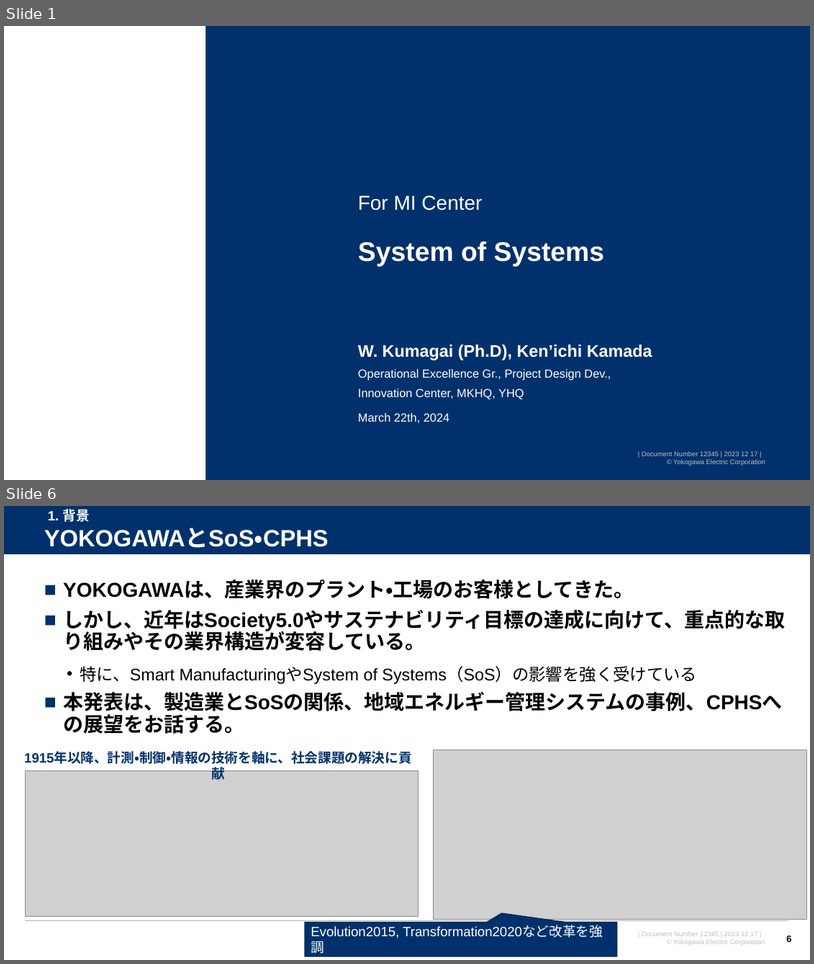
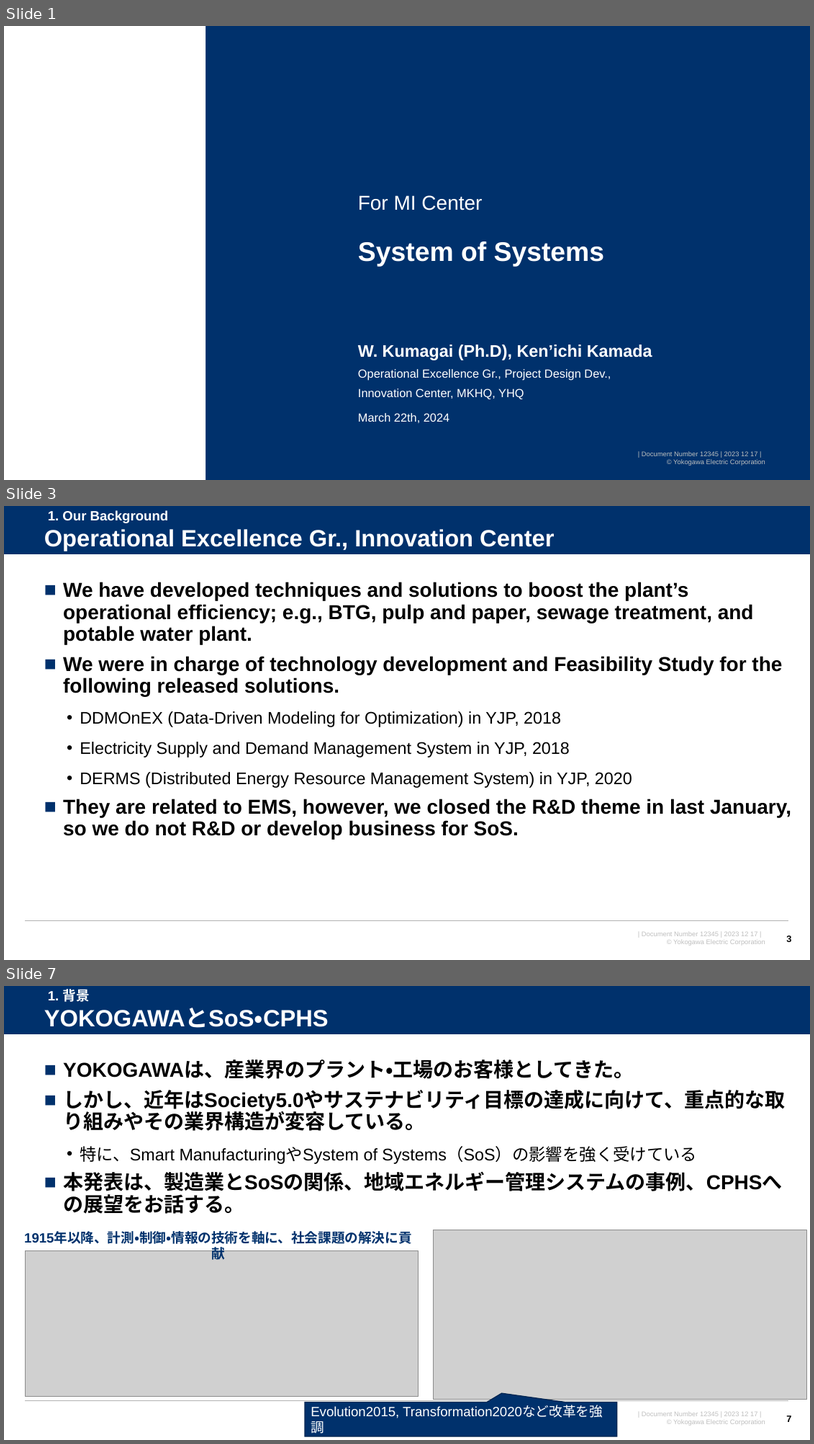
Before and after one commit to watarukumagai-git/opt, a slide deck: SoS/240322_SoS_kumagai.pptx. Shown one above the other, each under a label of ours: slides 1 and 6 before the commit, slides 1, 3 and 7 after it; the slides between them are not shown. The pictures are 814x964 and 814x1444 pixels, drawn with LibreOffice and Linux fonts; fonts in the diff are those of the drawing; grey boxes stand for pictures; background and template pictures are left out. Boxes give left, top, right and bottom in pixels: in the first picture for what was removed or moved away, otherwise in the second. Text is boxed around its words. In the diff, an @@ line names an element or a change of style, - is before the commit and + after.

```diff
--- a/SoS/240322_SoS_kumagai.pptx
+++ b/SoS/240322_SoS_kumagai.pptx
@@ slide 3 added at <box>4,506,810,960</box>, background #FFFFFF; not listed: 4 template elements that a slide beside it also shows @@
@@ text added at <box>48,510,169,523</box>, 16 pt, text #FFFFFF, bold @@
+1. Our Background
@@ text added at <box>44,529,554,551</box>, 28 pt, text #FFFFFF, bold @@
+Operational Excellence Gr., Innovation Center
@@ text added at <box>63,582,792,839</box>, 24 pt, text #000000, bold @@
+■ We have developed techniques and solutions to boost the plant’s operational efficiency; e.g., BTG, pulp and paper, sewage treatment, and potable water plant.
+■ We were in charge of technology development and Feasibility Study for the following released solutions.
+  • DDMOnEX (Data-Driven Modeling for Optimization) in YJP, 2018
+  • Electricity Supply and Demand Management System in YJP, 2018
+  • DERMS (Distributed Energy Resource Management System) in YJP, 2020
+■ They are related to EMS, however, we closed the R&D theme in last January, so we do not R&D or develop business for SoS.
@@ page number added at <box>787,935,792,942</box>, 11 pt, text #000000, bold @@
+3
@@ what was slide 6 is now slide 7 @@
@@ page number at <box>787,1415,792,1422</box>: text changed @@
-6
+7
```
Also in this commit, not shown: 5 slides changed, 3 other slides added, 2 slides removed, 1 other file.
